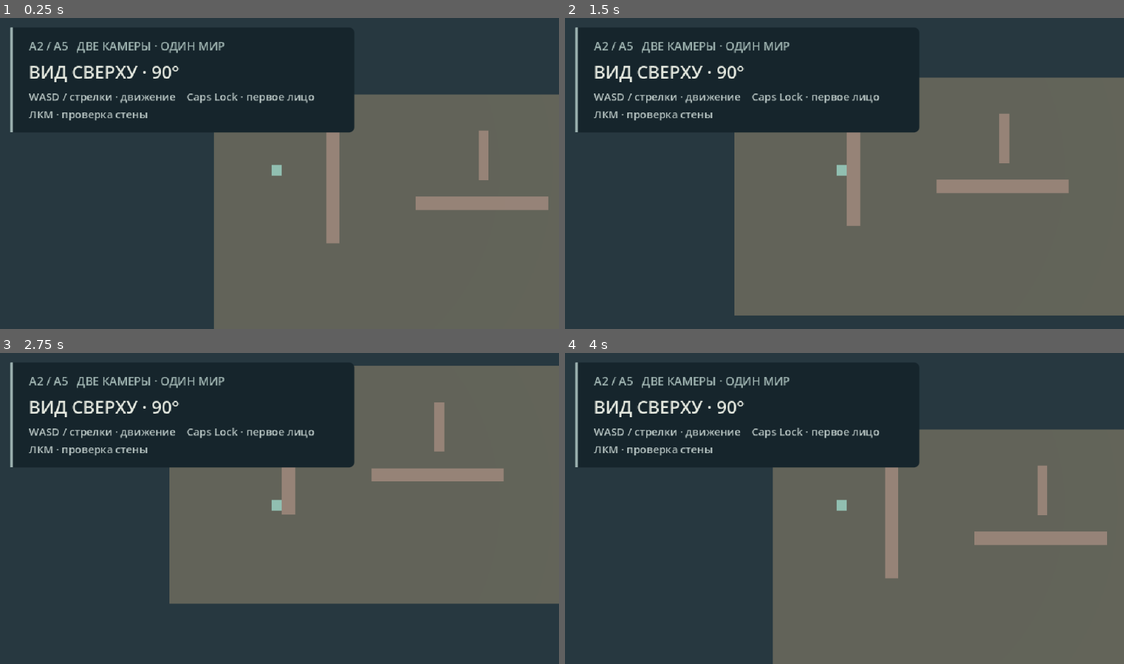
Above: before the commit, frames 1-4 (two rows, left to right).
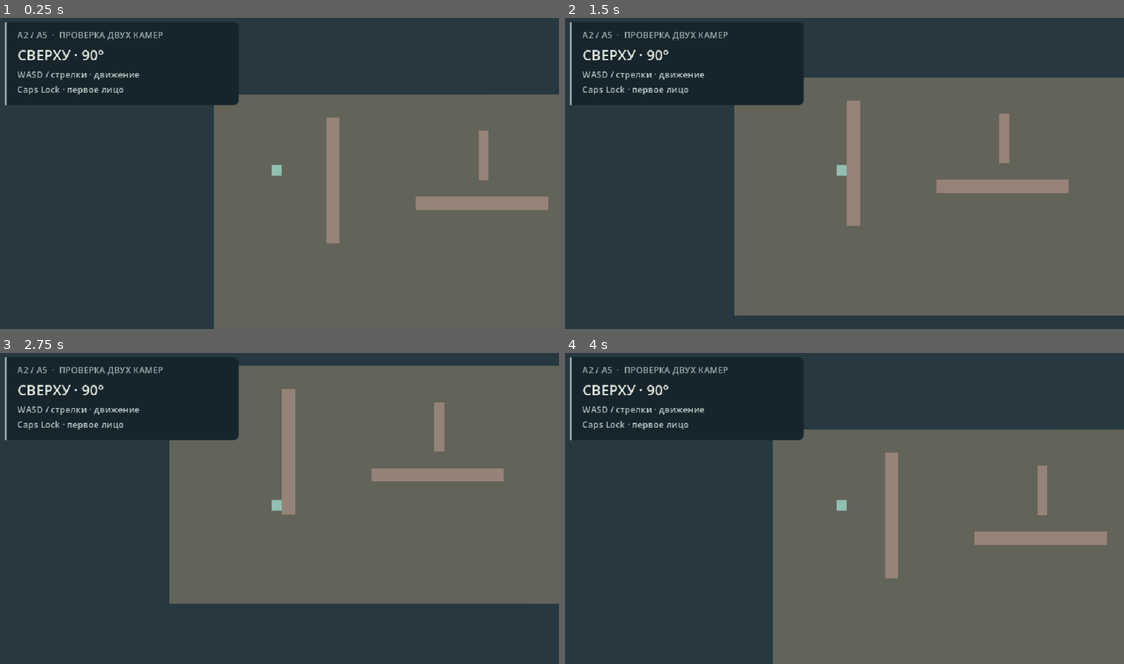
Above: after the commit, the same moments.

Repository: AndreyCokol/My_shelter
Game: Godot game, scene res://game/scenes/prototypes/dual_view_preview.tscn
Two runs of this game, one before a commit and one after it. Both use one fixed random seed, a clock stepped at 60 frames per second and the inputs below. This scene is started directly instead of the project's main scene.
Inputs (mouse positions are in pixels of both pictures, inside the frame that each line leads up to):
- Up to frame 1 (0.25 s): no input
- Up to frame 2 (1.5 s): tap Enter at 0.5 s; move the mouse to (967, 154) at 0.52 s; hold D 0.53-1.28 s; tap Ctrl at 0.6 s; click (967, 154) at 0.67 s; tap Space at 0.77 s; move the mouse to (727, 185) at 1.27 s; hold S from 1.28 s (still down); tap 1 at 1.35 s
- Up to frame 3 (2.75 s): tap Space at 1.52 s; move the mouse to (335, 436) at 2.02 s; release S at 2.03 s; hold D from 2.03 s (still down); tap 4 at 2.1 s
- Up to frame 4 (4 s): tap Space at 2.75, 3.02, 3.77 s; move the mouse to (810, 567) at 2.77 s; release D at 2.78 s; hold W 2.78-3.53 s; tap E at 2.85 s; click (810, 567) at 2.92 s; move the mouse to (1012, 552) at 3.52 s; hold A from 3.53 s (still down); tap I at 3.6 s

The runs differ from the first frame. In frame 1, 5.7% of the frame differs, in the area x 0-64%, y 1-37%; in frame 2, 7.6%; in frame 3, 11%; in frame 4, 5.8%.

Commit message:
fix(a5): reduce prototype HUD obstruction after inspecting real Godot frames

Diff:
--- a/game/scenes/prototypes/dual_view_preview_ui.gd
+++ b/game/scenes/prototypes/dual_view_preview_ui.gd
@@ -13,46 +13,46 @@
 func _build() -> void:
 	var backdrop := PanelContainer.new()
 	backdrop.name = "ModeHelpPanel"
-	backdrop.position = Vector2(18, 18)
-	backdrop.custom_minimum_size = Vector2(390, 116)
+	backdrop.position = Vector2(12, 12)
+	backdrop.custom_minimum_size = Vector2(265, 94)
 	backdrop.mouse_filter = Control.MOUSE_FILTER_IGNORE
 	var style := StyleBoxFlat.new()
 	style.bg_color = Color("16252c")
 	style.border_color = Color("9db2b1")
-	style.border_width_left = 3
+	style.border_width_left = 2
 	style.corner_radius_top_right = 6
 	style.corner_radius_bottom_right = 6
 	backdrop.add_theme_stylebox_override("panel", style)
 	add_child(backdrop)
 
 	var padding := MarginContainer.new()
-	padding.add_theme_constant_override("margin_left", 18)
-	padding.add_theme_constant_override("margin_top", 12)
-	padding.add_theme_constant_override("margin_right", 18)
-	padding.add_theme_constant_override("margin_bottom", 12)
+	padding.add_theme_constant_override("margin_left", 12)
+	padding.add_theme_constant_override("margin_top", 7)
+	padding.add_theme_constant_override("margin_right", 12)
+	padding.add_theme_constant_override("margin_bottom", 7)
 	backdrop.add_child(padding)
 
 	var stack := VBoxContainer.new()
-	stack.add_theme_constant_override("separation", 6)
+	stack.add_theme_constant_override("separation", 4)
 	padding.add_child(stack)
 
 	var caption := Label.new()
 	caption.name = "Caption"
-	caption.text = "A2 / A5   ДВЕ КАМЕРЫ · ОДИН МИР"
-	caption.add_theme_font_size_override("font_size", 13)
+	caption.text = "A2 / A5  ·  ПРОВЕРКА ДВУХ КАМЕР"
+	caption.add_theme_font_size_override("font_size", 10)
 	caption.add_theme_color_override("font_color", Color("a1b6b3"))
 	stack.add_child(caption)
 
 	mode_label = Label.new()
 	mode_label.name = "Mode"
-	mode_label.add_theme_font_size_override("font_size", 20)
+	mode_label.add_theme_font_size_override("font_size", 16)
 	mode_label.add_theme_color_override("font_color", Color("e4e8df"))
 	stack.add_child(mode_label)
 
 	help_label = Label.new()
 	help_label.name = "Controls"
 	help_label.autowrap_mode = TextServer.AUTOWRAP_WORD_SMART
-	help_label.add_theme_font_size_override("font_size", 12)
+	help_label.add_theme_font_size_override("font_size", 10)
 	help_label.add_theme_color_override("font_color", Color("b9c6c4"))
 	stack.add_child(help_label)
 
@@ -71,6 +71,6 @@
 func show_view(first_person: bool) -> void:
 	if not is_instance_valid(mode_label):
 		return
-	mode_label.text = "ПЕРВОЕ ЛИЦО" if first_person else "ВИД СВЕРХУ · 90°"
-	help_label.text = "WASD · движение    Caps Lock · камера    Мышь · обзор    Esc · курсор    ЛКМ · проверка стены" if first_person else "WASD / стрелки · движение    Caps Lock · первое лицо    ЛКМ · проверка стены"
+	mode_label.text = "ПЕРВОЕ ЛИЦО" if first_person else "СВЕРХУ · 90°"
+	help_label.text = "WASD · шаг   Мышь · обзор\nCaps Lock · сверху   Esc · курсор" if first_person else "WASD / стрелки · движение\nCaps Lock · первое лицо"
 	crosshair.visible = first_person
